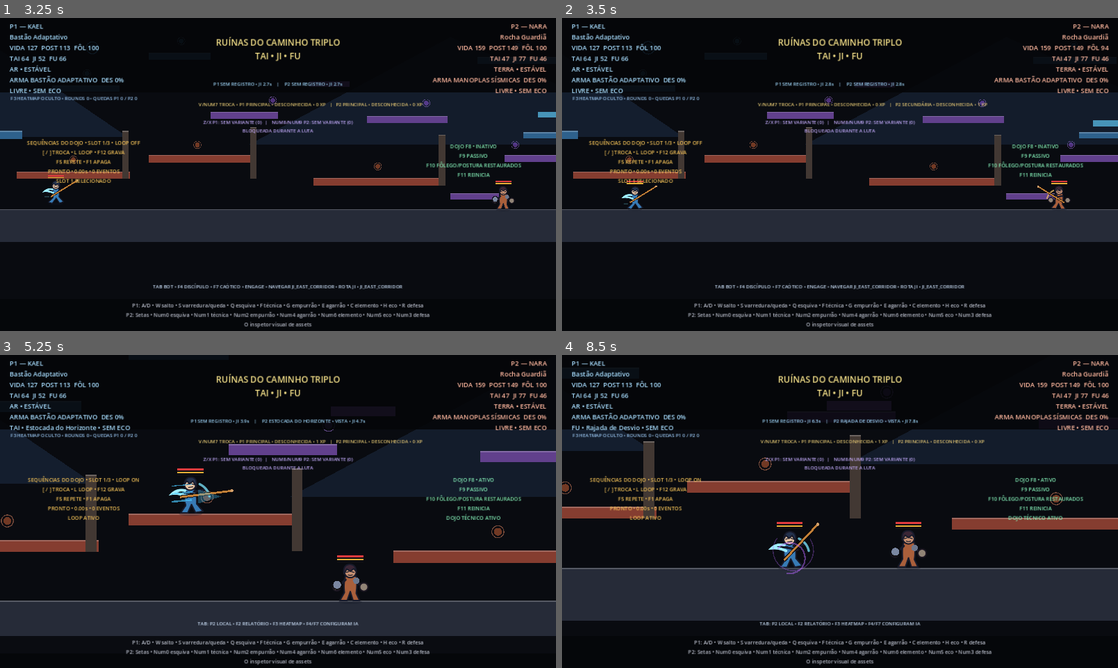
Above: before the commit, frames 1-4 (two rows, left to right).
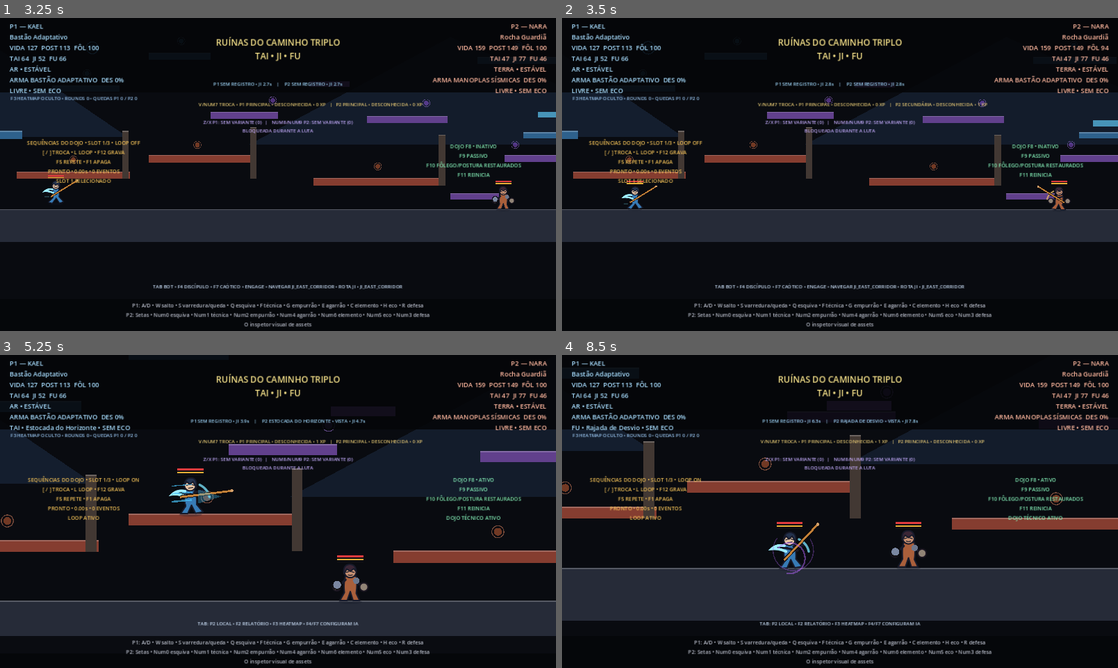
Above: after the commit, the same moments.

Repository: Tehkne-Solutions/taijifu-masters
Game: Godot game, scene res://scenes/main.tscn
The game is run twice, just before and just after one commit, with the same random seed, the same clock (stepped at 60 frames per second) and the same inputs.
Inputs:
- Up to frame 1 (3.25 s): tap Enter (start_match) at 0.5 s; hold D (p1_right) 0.53-2.03 s; tap K (clear_variant_comparison) at 0.6 s; tap W (p1_jump) at 0.77, 1.52, 3.02 s; tap F7 (cycle_bot_personality) at 1.35 s; hold A (p1_left) 2.03-2.78 s; tap ] (dojo_next_slot) at 2.1 s; hold D (p1_right) from 2.78 s (still down); tap [ (dojo_previous_slot) at 2.85 s
- Up to frame 2 (3.5 s): keep holding D (p1_right)
- Up to frame 3 (5.25 s): tap F8 (dojo_toggle) at 3.6 s; tap W (p1_jump) at 3.77, 4.52 s; release D (p1_right) at 4.28 s; hold A (p1_left) 4.28-5.03 s; tap L (dojo_toggle_loop) at 4.35 s; hold D (p1_right) from 5.03 s (still down); tap F (p1_attack) at 5.1 s
- Up to frame 4 (8.5 s): release D (p1_right) at 5.78 s; hold A (p1_left) 5.78-7.28 s; tap R (p1_block) at 5.85 s; tap W (p1_jump) at 6.02, 6.77, 7.52 s; tap Q (p1_dodge) at 6.6 s; hold D (p1_right) from 7.28 s (still down); tap H (p1_echo) at 7.35 s; tap C (p1_element) at 8.1 s

Frame 1 is identical in both runs. In frame 2, less than 0.1% of the frame differs, in the area x 87-92%, y 53-62%; in frame 3, 0.1%; in frame 4, 0.1%, in the area x 37-45%, y 56-69%.

Commit message:
feat(visual): sincronizar quadros de ataque com fases técnicas

Diff:
--- a/scripts/visual/provisional_sprite_presenter.gd
+++ b/scripts/visual/provisional_sprite_presenter.gd
@@ -51,6 +51,9 @@
 
 func current_frame_index() -> int:
 	return _frame_index
+
+func current_phase_id() -> StringName:
+	return TechniqueVisualTimeline.phase_id(_fighter)
 
 func _resolve_character() -> void:
 	if not is_instance_valid(_fighter):
@@ -112,10 +115,18 @@
 	_state_id = next_state
 	_frame_index = 0
 	_frame_timer = 0.0
+	if _state_id == &"attack":
+		_frame_index = TechniqueVisualTimeline.frame_for_fighter(_fighter)
 	_set_frame(_frame_index)
 
 func _advance_animation(delta: float) -> void:
 	if not has_active_sprite():
+		return
+	if _state_id == &"attack":
+		var technique_frame := TechniqueVisualTimeline.frame_for_fighter(_fighter)
+		if technique_frame != _frame_index:
+			_frame_index = technique_frame
+			_set_frame(_frame_index)
 		return
 	var fps := CharacterVisualCatalog.fps_for(_character_id, _state_id)
 	_frame_timer += delta
